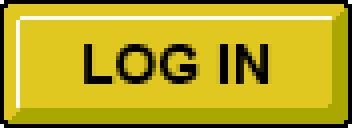
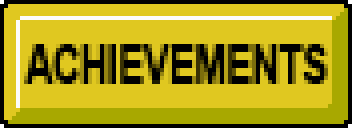
Comparing the layer stacks of the two 352px x 128px images. Changes:
renamed "LOG IN" to "ACHIEVEMENTS", painted on it over [24, 44, 328, 84]
